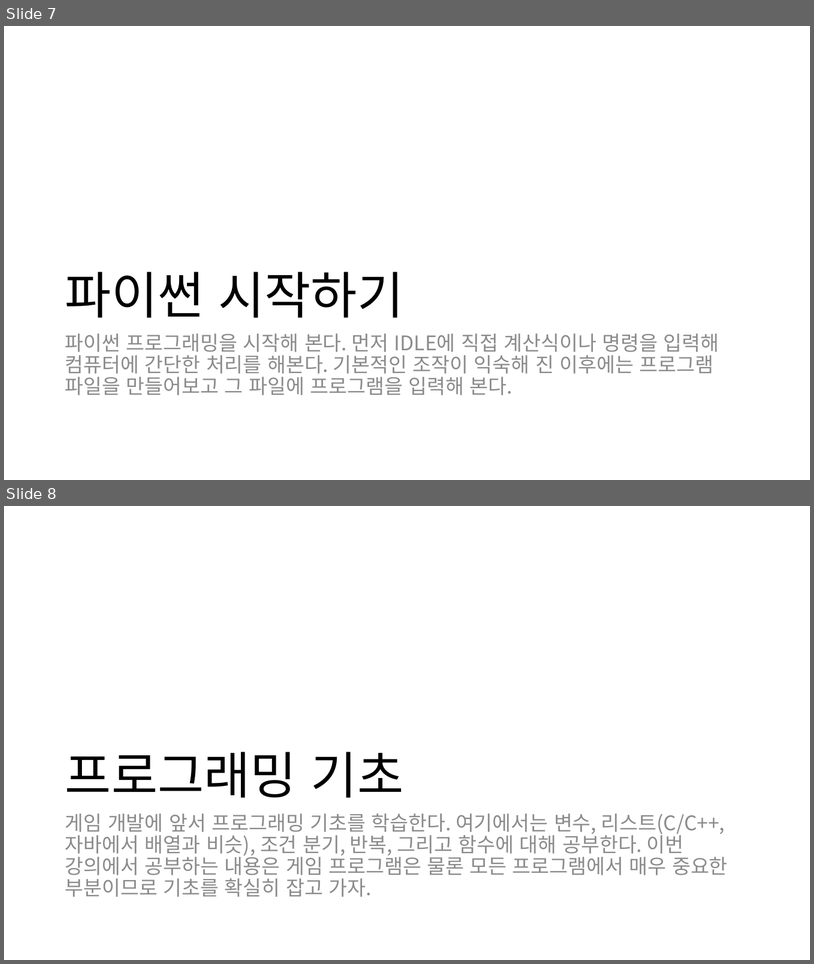
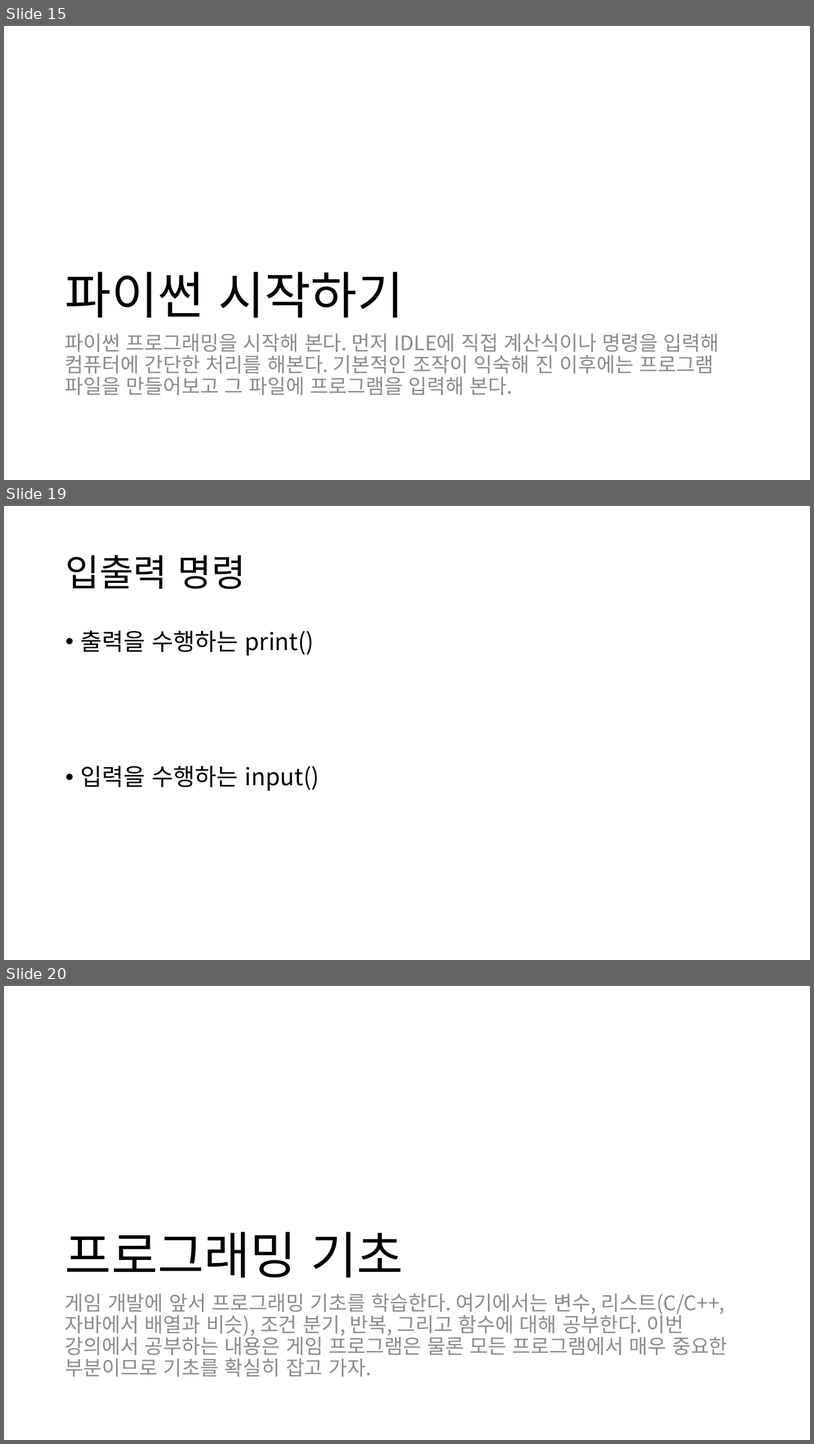
Before and after one commit to EastupGame/PythonGameDev, a slide deck: 게임개발기초과정 파이썬.pptx. Shown one above the other, each under a label of ours: slides 7 and 8 before the commit, slides 15, 19 and 20 after it; the slides between them are not shown. The pictures are 814x964 and 814x1444 pixels, drawn with LibreOffice and Linux fonts; fonts in the diff are those of the drawing. Boxes give left, top, right and bottom in pixels: in the first picture for what was removed or moved away, otherwise in the second. Text is boxed around its words. In the diff, an @@ line names an element or a change of style, - is before the commit and + after.

```diff
--- a/게임개발기초과정 파이썬.pptx
+++ b/게임개발기초과정 파이썬.pptx
@@ slide 19 added at bbox=[4, 506, 810, 960], background #FFFFFF @@
@@ title added at bbox=[65, 555, 246, 589], 44 pt, text #000000 @@
+입출력 명령
@@ text added at bbox=[81, 630, 320, 790], 28 pt, text #000000 @@
+• 출력을 수행하는 print()
+• 입력을 수행하는 input()
@@ what was slide 7 is now slide 15 @@
@@ what was slide 8 is now slide 20 @@
```
Also in this commit, not shown: 1 slide changed, 11 other slides added.
